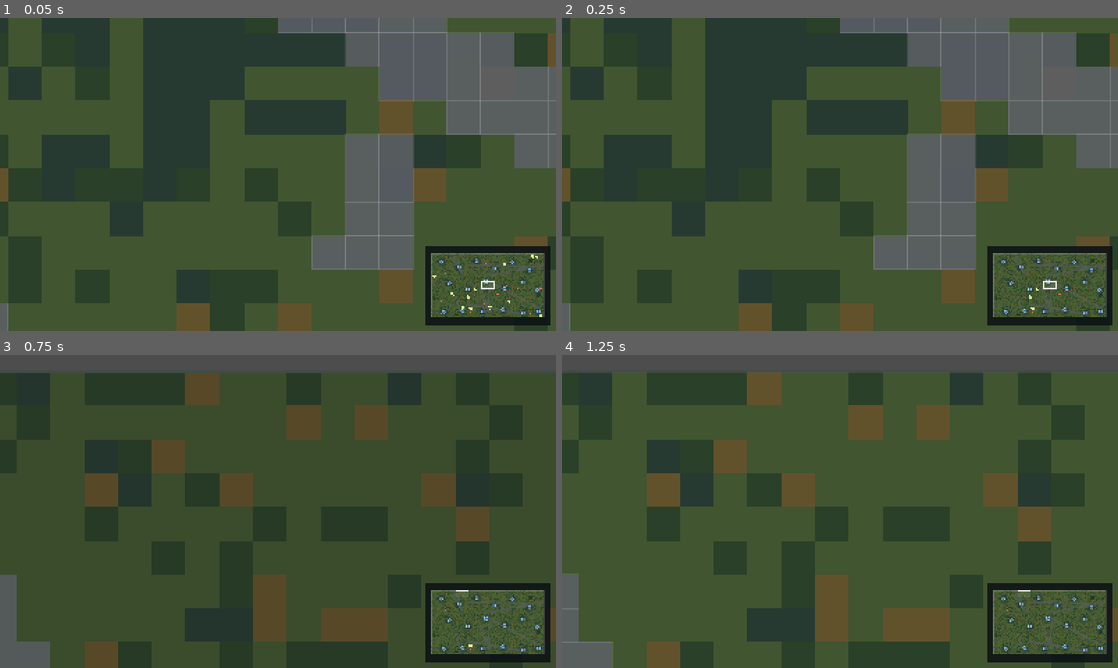
Above: before the commit, frames 1-4 (two rows, left to right).
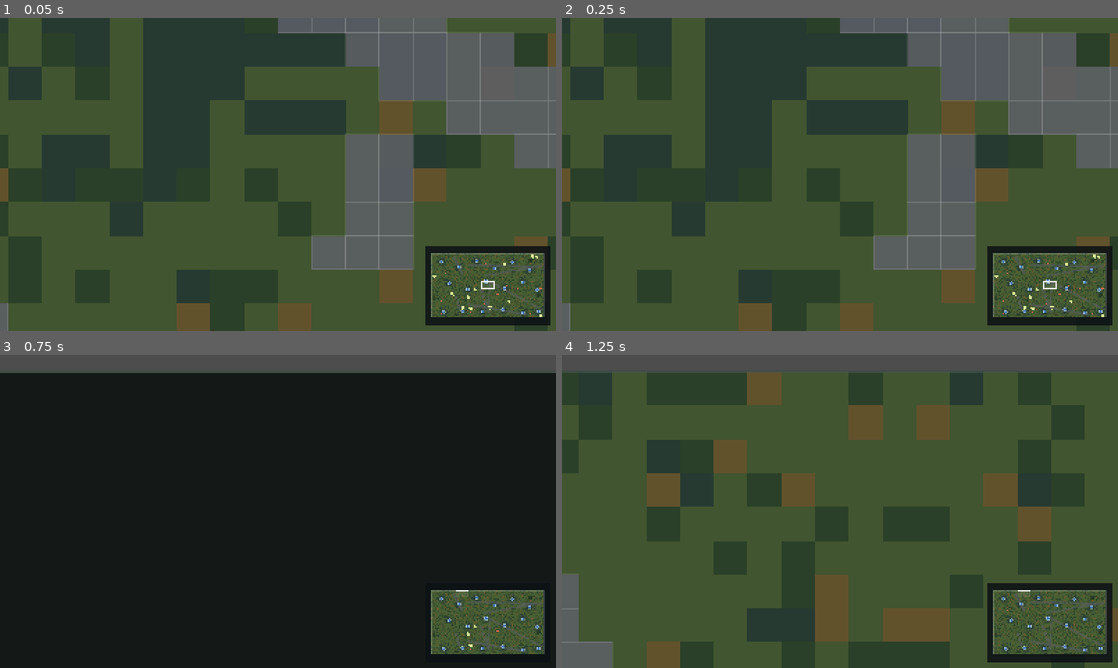
Above: after the commit, the same moments.

Repository: plasticlife-art/animals
Game: Godot game, scene res://scenes/main/main.tscn
The game is run twice, just before and just after one commit, with the same random seed, the same clock (stepped at 60 frames per second) and the same inputs.
Inputs (mouse positions are in pixels of both pictures, inside the frame that each line leads up to):
- Up to frame 1 (0.05 s): no input
- Up to frame 2 (0.25 s): no input
- Up to frame 3 (0.75 s): tap Enter at 0.5 s; drag from (489, 624) to (333, 442) at 0.52 s
- Up to frame 4 (1.25 s): no input

Frame 1 is identical in both runs. In frame 2, less than 0.1% of the frame differs, in the area x 77-98%, y 75-96%; in frame 3, 89%, in the area x 0-100%, y 5-100%; in frame 4, less than 0.1%.

Commit message:
Halve simulation step cost and stop unbounded growth over long sessions
The step loop needed ~70 ms against a 55.6 ms budget at 18 Hz, so the
simulation could not keep up even at 1x speed, and two structures grew
without bound so it got worse the longer a session ran.

EventBus retained every event forever, deep-copying each one on the way in.
Grass and water events fire on every bite and every drink, which is a few
hundred per second, so an hour of play accumulated over a million nested
dictionaries that were never freed. It is now a ring buffer trimmed in
batches, and the redundant copy is gone since callers already build a fresh
dictionary per event.

Cached perception snapshots hold references to neighbouring agents, so two
herd members referencing each other formed a cycle. RefCounted has no cycle
collector and the cache was never cleared on death or on sector sleep, which
leaked every agent that had ever taken a decision tick. Clearing it in
_unregister_living_agent covers both paths.

The per-sector grass cache treated an empty result as a cache miss, so a
sector grazed below the biomass threshold rescanned ~625 cells on every
query, every tick, forever. That cost grew as the world was eaten down. The
cache is now keyed by biomass threshold and remembers the absence of grass
as well as its presence.

The escape-destination search costs ten pathfinds and was computed twice per
fleeing herbivore per tick -- once while building the decision context and
again while executing the flee -- draining the whole 28-path tick budget and
starving every other agent's navigation. It is now memoized per tick on the
agent. Narrowing the candidate fan-out was tried first and reverted: it was
faster still but measurably worse at keeping herbivores alive.

Also: world_view and minimap redrew every tick while ignoring
ui_refresh_interval_ticks, LOD tiers were resolved twice per tick, decision
dictionaries were deep-copied for a debug inspector that discards them,
UtilityContext.with_state ran a runtime load() per predator tick, and
predators recomputed prey isolation and re-queried water sources they had
just examined.

Instrumentation: grass-search, pathfinding and per-phase timers, the spatial
query counters that were already collected but never surfaced, and a windowed
step-time average alongside the lifetime one, which is what made it possible
to attribute the cost rather than guess.

Measured (profile `current`, headless, ms per tick):

  ticks    before    after    peak before -> after    herbivores
    600      69.9     35.4         322 -> 105         240 -> 243
   1800      60.0     35.5         291 -> 135         171 -> 183
   3600      59.8     33.4         398 -> 152         182 -> 148

Memory plateaus at ~56 MB across a 2800-tick run instead of climbing, and
object count tracks population rather than accumulating.

Tests: 78 checks, 0 failures.

Co-Authored-By: Claude Fable 5 <noreply@anthropic.com>

Diff:
--- a/data/config/debug.json
+++ b/data/config/debug.json
@@ -5,6 +5,7 @@
   "chart_history_limit": 720,
   "ui_refresh_interval_ticks": 5,
   "event_log_visible_limit": 12,
+  "event_history_limit": 4096,
   "export_directory": "user://exports",
   "lod": {
     "enabled": true,
--- a/scripts/agents/agent_base.gd
+++ b/scripts/agents/agent_base.gd
@@ -153,9 +153,11 @@
 		current_action = selected_action
 		last_action_change_tick = current_tick
 	last_action_reason = str(decision.reason)
-	last_action_scores = decision.final_scores.duplicate(true)
-	last_action_raw_scores = decision.raw_scores.duplicate(true)
-	decision_target_data = decision.target_data.duplicate(true)
+	# ActionSelector already hands us freshly built dictionaries and drops the decision
+	# immediately afterwards, so copying them again here was pure waste.
+	last_action_scores = decision.final_scores
+	last_action_raw_scores = decision.raw_scores
+	decision_target_data = decision.target_data
 
 
 func force_current_action(action_name: StringName, reason: String, current_tick: int) -> void:
--- a/scripts/agents/ai/herbivore_ai.gd
+++ b/scripts/agents/ai/herbivore_ai.gd
@@ -115,7 +115,7 @@
 	var escape_target := {}
 	var safe_zone_proximity := 0.0
 	if flee_vector.length_squared() > 0.001:
-		var escape_position: Vector2 = world.choose_escape_destination(agent.position, flee_vector.normalized(), 168.0)
+		var escape_position: Vector2 = agent.get_escape_destination(world, flee_vector.normalized(), 168.0)
 		escape_target = {"position": escape_position}
 		safe_zone_proximity = UtilityContextFactory.proximity_ratio(agent.position.distance_to(escape_position), 220.0)
 
--- a/scripts/agents/ai/predator_ai.gd
+++ b/scripts/agents/ai/predator_ai.gd
@@ -84,7 +84,7 @@
 	var prey_target := {}
 	if prey != null:
 		prey_target = {"agent_id": prey.id, "position": prey.position}
-		prey_quality = clampf(agent._prey_isolation(world, prey) * 0.45 + (1.0 - UtilityContextFactory.energy_ratio(prey.energy, float(prey.metabolism.get("max_energy", 100.0)))) * 0.35 + 0.2, 0.0, 1.0)
+		prey_quality = clampf(agent.get_prey_isolation(world, prey) * 0.45 + (1.0 - UtilityContextFactory.energy_ratio(prey.energy, float(prey.metabolism.get("max_energy", 100.0)))) * 0.35 + 0.2, 0.0, 1.0)
 		prey_proximity = UtilityContextFactory.proximity_ratio(agent.position.distance_to(prey.position), hunt_vision)
 
 	var carcass_proximity := 0.0
--- a/scripts/agents/ai/utility_context.gd
+++ b/scripts/agents/ai/utility_context.gd
@@ -23,9 +23,12 @@
 
 
 func with_state(new_state_name: StringName) -> Variant:
-	var next_context = load("res://scripts/agents/ai/utility_context.gd").new()
+	# Runs on every predator tick, so it avoids a runtime load() and deep copies.
+	# `values` holds only floats, and target dictionaries are read-only downstream,
+	# so shallow copies are enough to keep the two contexts independent.
+	var next_context = get_script().new()
 	next_context.species_type = species_type
 	next_context.state_name = new_state_name
-	next_context.values = values.duplicate(true)
-	next_context.targets = targets.duplicate(true)
+	next_context.values = values.duplicate()
+	next_context.targets = targets.duplicate()
 	return next_context
--- a/scripts/agents/herbivore.gd
+++ b/scripts/agents/herbivore.gd
@@ -6,6 +6,8 @@
 const HerbivoreAIScript := preload("res://scripts/agents/ai/herbivore_ai.gd")
 
 var _ai_controller
+var _escape_target_tick: int = -1
+var _escape_target_position: Vector2 = Vector2.ZERO
 
 
 func configure(
@@ -172,6 +174,17 @@
 	return true
 
 
+## Both the context builder and the flee action want the escape destination in the same
+## tick, and each computation costs several pathfinds. Memoize it per tick so a panicking
+## herd asks the navigation budget once per agent instead of twice.
+func get_escape_destination(world, flee_vector: Vector2, base_distance: float) -> Vector2:
+	if _escape_target_tick == world.current_tick:
+		return _escape_target_position
+	_escape_target_tick = world.current_tick
+	_escape_target_position = world.choose_escape_destination(position, flee_vector, base_distance)
+	return _escape_target_position
+
+
 func _flee(world, delta: float, predators: Array, neighbors: Array) -> void:
 	set_state("flee", world.current_tick)
 	clear_targets()
@@ -182,7 +195,7 @@
 	flee_vector = flee_vector.normalized()
 
 	var herd_weights: Dictionary = balance.get("herd_weights", {})
-	var escape_target: Vector2 = world.choose_escape_destination(position, flee_vector, 168.0)
+	var escape_target: Vector2 = get_escape_destination(world, flee_vector, 168.0)
 	target_position = escape_target
 	var waypoint: Vector2 = world.get_next_waypoint(position, escape_target, id, true)
 	var move_vector: Vector2 = Steering.combine([
--- a/scripts/agents/predator.gd
+++ b/scripts/agents/predator.gd
@@ -10,6 +10,9 @@
 var preferred_mate_id: int = -1
 var target_carcass_id: int = -1
 var _ai_controller
+var _cached_isolation_prey_id: int = -1
+var _cached_prey_isolation: float = 0.0
+var _last_water_memory_tick: int = -9999
 
 
 func configure(
@@ -414,12 +417,23 @@
 		if score > best_score:
 			best_score = score
 			best_prey = prey
+			_cached_isolation_prey_id = prey.id
+			_cached_prey_isolation = isolation
 	return best_prey
 
 
 func _prey_isolation(world, prey) -> float:
 	var neighbors: Array = world.query_agents(prey.position, 72.0, SPECIES_HERBIVORE, prey.id)
 	return clampf(1.0 - (float(neighbors.size()) / 6.0), 0.0, 1.0)
+
+
+## `_choose_prey` already scored isolation for every candidate, including the winner.
+## Context building asks for the winner's score again, so reuse it rather than paying
+## for a second spatial query over the same neighbourhood in the same tick.
+func get_prey_isolation(world, prey) -> float:
+	if prey != null and prey.id == _cached_isolation_prey_id:
+		return _cached_prey_isolation
+	return _prey_isolation(world, prey)
 
 
 func _regroup_with_kin(world, delta: float) -> bool:
@@ -639,7 +653,17 @@
 	return remembered_sources.front()
 
 
+## Throttled: this runs on every patrol tick and each call ends in a vision-radius
+## spatial query over the water source. Water sources do not move and herbivores do not
+## arrive within a single tick, so refreshing a few times per second is enough.
+const WATER_MEMORY_REFRESH_TICKS := 9
+
+
 func _update_water_memory(world) -> void:
+	# Phase by id so predators refresh on different ticks instead of spiking together.
+	if (world.current_tick + id) % WATER_MEMORY_REFRESH_TICKS != 0:
+		return
+	_last_water_memory_tick = world.current_tick
 	var visible_water: Dictionary = Perception.find_nearest_water(
 		world,
 		position,
--- a/scripts/core/event_bus.gd
+++ b/scripts/core/event_bus.gd
@@ -3,17 +3,47 @@
 
 signal event_emitted(event: Dictionary)
 
+## Events are retained for the debug log and the telemetry export, both of which only
+## ever look at a bounded slice. Keeping the full history instead costs hundreds of
+## megabytes of never-freed dictionaries over a long session, so the buffer is capped
+## and old events are dropped from the front.
+const DEFAULT_HISTORY_LIMIT := 4096
+
+var history_limit: int = DEFAULT_HISTORY_LIMIT
+
 var _events: Array = []
+var _dropped_event_count: int = 0
+
+
+func initialize(debug_config: Dictionary = {}) -> void:
+	history_limit = maxi(1, int(debug_config.get("event_history_limit", DEFAULT_HISTORY_LIMIT)))
+	clear()
 
 
 func emit_event(event: Dictionary) -> void:
-	var payload := event.duplicate(true)
-	_events.append(payload)
-	event_emitted.emit(payload)
+	# Callers build a fresh dictionary per event, so it is safe to store the one we
+	# were handed rather than deep-copying it again.
+	_events.append(event)
+	# Trimming costs a full copy, so let the buffer overshoot by a quarter and trim in
+	# batches; per-event this amortizes to O(1) instead of copying the whole history
+	# on every emit once the cap is reached.
+	if _events.size() >= history_limit + _trim_slack():
+		var overflow: int = _events.size() - history_limit
+		_events = _events.slice(overflow)
+		_dropped_event_count += overflow
+	event_emitted.emit(event)
+
+
+func _trim_slack() -> int:
+	return maxi(1, history_limit / 4)
 
 
 func get_events() -> Array:
 	return _events.duplicate(true)
+
+
+func get_dropped_event_count() -> int:
+	return _dropped_event_count
 
 
 func get_recent_events(limit: int) -> Array:
@@ -28,6 +58,7 @@
 
 func clear() -> void:
 	_events.clear()
+	_dropped_event_count = 0
 
 
 func shutdown() -> void:
--- a/scripts/core/simulation_manager.gd
+++ b/scripts/core/simulation_manager.gd
@@ -48,6 +48,7 @@
 	rng.seed = seed
 
 	event_bus = EventBusScript.new()
+	event_bus.initialize(config_bundle.get("debug", {}))
 	stats_system = StatsSystemScript.new()
 	stats_system.initialize(config_bundle, event_bus)
 
--- a/scripts/stats/stats_system.gd
+++ b/scripts/stats/stats_system.gd
@@ -26,6 +26,11 @@
 var _step_duration_total_ms: float = 0.0
 var _step_duration_max_ms: float = 0.0
 var _step_duration_samples: int = 0
+# Lifetime totals are kept alongside the windowed ones: the window is what makes a
+# regression visible in the charts, the lifetime figures are what benchmark runs compare.
+var _step_duration_lifetime_total_ms: float = 0.0
+var _step_duration_lifetime_samples: int = 0
+var _step_duration_peak_ms: float = 0.0
 var _sample_accumulators: Dictionary = {}
 
 
@@ -44,6 +49,9 @@
 	_step_duration_total_ms += step_duration_ms
 	_step_duration_max_ms = maxf(_step_duration_max_ms, step_duration_ms)
 	_step_duration_samples += 1
+	_step_duration_lifetime_total_ms += step_duration_ms
+	_step_duration_lifetime_samples += 1
+	_step_duration_peak_ms = maxf(_step_duration_peak_ms, step_duration_ms)
 
 
 func record_sample(world, tick: int, time_seconds: float) -> void:
@@ -101,6 +109,8 @@
 		"blocked_cell_ratio": 0.0 if world.terrain_system == null else world.terrain_system.get_blocked_cell_ratio(),
 		"sim_step_ms_avg": 0.0 if _step_duration_samples == 0 else _step_duration_total_ms / _step_duration_samples,
 		"sim_step_ms_max": _step_duration_max_ms,
+		"sim_step_ms_lifetime_avg": 0.0 if _step_duration_lifetime_samples == 0 else _step_duration_lifetime_total_ms / _step_duration_lifetime_samples,
+		"sim_step_ms_peak": _step_duration_peak_ms,
 		"lod0_agents": int(lod_counts.get("lod0_agents", living_count)),
 		"lod1_agents": int(lod_counts.get("lod1_agents", 0)),
 		"lod2_agents": int(lod_counts.get("lod2_agents", 0)),
@@ -110,7 +120,19 @@
 		"action_select_ms": float(perf.get("action_select_ms", 0.0)),
 		"pathfind_calls": int(perf.get("pathfind_calls", 0)),
 		"path_cache_hits": int(perf.get("path_cache_hits", 0)),
+		"pathfind_ms": float(perf.get("pathfind_ms", 0.0)),
 		"grass_query_calls": int(perf.get("grass_query_calls", 0)),
+		"grass_search_ms": float(perf.get("grass_search_ms", 0.0)),
+		"grass_search_calls": int(perf.get("grass_search_calls", 0)),
+		"grass_cells_scanned": int(perf.get("grass_cells_scanned", 0)),
+		"phase_resources_ms": float(perf.get("phase_resources_ms", 0.0)),
+		"phase_agents_ms": float(perf.get("phase_agents_ms", 0.0)),
+		"phase_dormant_ms": float(perf.get("phase_dormant_ms", 0.0)),
+		"phase_sectors_ms": float(perf.get("phase_sectors_ms", 0.0)),
+		"grass_target_budget_misses": int(perf.get("grass_target_budget_misses", 0)),
+		"agent_query_calls": int(perf.get("agent_query_calls", 0)),
+		"water_query_calls": int(perf.get("water_query_calls", 0)),
+		"carcass_query_calls": int(perf.get("carcass_query_calls", 0)),
 		"spatial_update_ms": float(perf.get("spatial_update_ms", 0.0)),
 		"group_center_lookups": int(perf.get("group_center_lookups", 0)),
 		"sector_wakeups": int(perf.get("sector_wakeups", 0)),
@@ -153,6 +175,9 @@
 
 
 func _reset_sample_accumulators() -> void:
+	_step_duration_total_ms = 0.0
+	_step_duration_max_ms = 0.0
+	_step_duration_samples = 0
 	_sample_accumulators = {
 		"dormant_steps_total": 0,
 		"dormant_migrations_total": 0,
--- a/scripts/stats/telemetry_logger.gd
+++ b/scripts/stats/telemetry_logger.gd
@@ -19,10 +19,12 @@
 	var events_path := "%s/events_%s_seed_%d.json" % [absolute_directory, timestamp, seed]
 	var summary_path := "%s/summary_%s_seed_%d.json" % [absolute_directory, timestamp, seed]
 
-	_write_metrics_csv(metrics_path, stats_system.get_series())
-	_write_json(metrics_json_path, stats_system.get_series())
-	_write_events_csv(events_csv_path, event_bus.get_events())
-	_write_json(events_path, event_bus.get_events())
+	var series: Array = stats_system.get_series()
+	var events: Array = event_bus.get_events()
+	_write_metrics_csv(metrics_path, series)
+	_write_json(metrics_json_path, series)
+	_write_events_csv(events_csv_path, events)
+	_write_json(events_path, events)
 	_write_json(summary_path, {
 		"seed": seed,
 		"summary": stats_system.get_snapshot(),
--- a/scripts/ui/minimap.gd
+++ b/scripts/ui/minimap.gd
@@ -394,6 +394,8 @@
 
 
 func _on_tick_completed(_tick: int, _snapshot: Dictionary) -> void:
+	if simulation_manager != null and not simulation_manager.should_refresh_ui_on_tick(_tick):
+		return
 	request_refresh()
 
 
--- a/scripts/ui/world_view.gd
+++ b/scripts/ui/world_view.gd
@@ -97,6 +97,8 @@
 
 
 func _on_tick_completed(_tick: int, _snapshot: Dictionary) -> void:
+	if simulation_manager != null and not simulation_manager.should_refresh_ui_on_tick(_tick):
+		return
 	request_refresh()
 
 
--- a/scripts/world/resource_system.gd
+++ b/scripts/world/resource_system.gd
@@ -15,6 +15,9 @@
 # stepping the whole grid every tick costs the same whether or not anything was
 # eaten; only depleted cells need work.
 var _regrowing_cells: Dictionary = {}
+# Counts cells visited by find_best_cell since the last drain, so the cost of grass
+# searching is attributable instead of hiding inside the agent tick.
+var _cells_scanned: int = 0
 
 
 func initialize(world_config: Dictionary, rng: RandomNumberGenerator, new_terrain_system: TerrainSystem = null) -> void:
@@ -141,6 +144,12 @@
 	return result
 
 
+func take_cells_scanned() -> int:
+	var scanned := _cells_scanned
+	_cells_scanned = 0
+	return scanned
+
+
 func find_best_cell(position: Vector2, radius: float, min_biomass: float = 0.0) -> Dictionary:
 	var best := {}
 	var best_distance := INF
@@ -156,6 +165,7 @@
 		mini(rows - 1, int(floor((position.y + radius) / cell_size)))
 	)
 
+	_cells_scanned += (max_cell.x - min_cell.x + 1) * (max_cell.y - min_cell.y + 1)
 	for x in range(min_cell.x, max_cell.x + 1):
 		for y in range(min_cell.y, max_cell.y + 1):
 			var index := y * cols + x
--- a/scripts/world/world_state.gd
+++ b/scripts/world/world_state.gd
@@ -133,14 +133,19 @@
 	current_time = time_seconds
 	_reset_performance_counters()
 	_prepare_navigation_budget()
+	var phase_started_usec: int = Time.get_ticks_usec()
 	resource_system.step(delta)
+	performance_counters["phase_resources_ms"] = float(Time.get_ticks_usec() - phase_started_usec) / 1000.0
 	var active_lod_context: Dictionary = _normalize_lod_context(lod_context)
 	_mid_decision_interval_ticks = int(active_lod_context.get("mid_decision_interval_ticks", 3))
 	_far_decision_interval_ticks = int(active_lod_context.get("far_decision_interval_ticks", 8))
 	_very_far_sector_step_seconds = float(active_lod_context.get("very_far_sector_step_seconds", 0.75))
+	phase_started_usec = Time.get_ticks_usec()
 	_wake_relevant_dormant_sectors(active_lod_context)
 	_rebuild_group_state_cache()
-
+	performance_counters["phase_sectors_ms"] = float(Time.get_ticks_usec() - phase_started_usec) / 1000.0
+
+	phase_started_usec = Time.get_ticks_usec()
 	for agent in living_agents:
 		if agent == null or not agent.is_alive:
 			continue
@@ -155,16 +160,21 @@
 			agent.tick_maintenance(self, delta)
 		_track_agent_runtime_position(agent, previous_position)
 
+	performance_counters["phase_agents_ms"] = float(Time.get_ticks_usec() - phase_started_usec) / 1000.0
+
 	_flush_removals()
 	_flush_spawns()
 	_step_carcasses(delta)
+	phase_started_usec = Time.get_ticks_usec()
 	_step_dormant_sectors(delta, active_lod_context)
 	_sleep_far_sectors(active_lod_context)
+	performance_counters["phase_dormant_ms"] = float(Time.get_ticks_usec() - phase_started_usec) / 1000.0
 	_flush_carcass_removals()
 	var path_stats: Dictionary = {} if terrain_system == null else terrain_system.consume_path_query_stats()
 	performance_counters["pathfind_calls"] += int(path_stats.get("queries", 0))
 	performance_counters["path_cache_hits"] += int(path_stats.get("cache_hits", 0))
-	_update_lod_assignments(active_lod_context)
+	performance_counters["grass_cells_scanned"] += resource_system.take_cells_scanned()
+	_update_lod_assignments(active_lod_context, true)
 
 
 func spawn_agent(species_type: String, position: Vector2, group_id: int = -1, sex_override: String = "", metadata: Dictionary = {}) -> AgentBase:
@@ -651,6 +661,14 @@
 
 
 func find_reachable_grass(position: Vector2, radius: float, min_biomass: float = 0.0) -> Dictionary:
+	var started_at_usec: int = Time.get_ticks_usec()
+	var result: Dictionary = _find_reachable_grass_uncounted(position, radius, min_biomass)
+	performance_counters["grass_search_ms"] += float(Time.get_ticks_usec() - started_at_usec) / 1000.0
+	performance_counters["grass_search_calls"] += 1
+	return result
+
+
+func _find_reachable_grass_uncounted(position: Vector2, radius: float, min_biomass: float) -> Dictionary:
 	if terrain_system == null:
 		return resource_system.find_best_cell(position, radius, min_biomass)
 
@@ -1077,7 +1095,10 @@
 	return current_tick % interval == agent.id % interval
 
 
-func _update_lod_assignments(lod_context: Dictionary) -> void:
+## `reuse_agent_tiers` skips recomputing every agent's tier when the caller already did
+## it this tick (the step loop does). Recomputing there was a second full pass over all
+## agents whose result the next tick's loop immediately overwrites anyway.
+func _update_lod_assignments(lod_context: Dictionary, reuse_agent_tiers: bool = false) -> void:
 	lod_counts = {
 		"lod0_agents": 0,
 		"lod1_agents": 0,
@@ -1086,7 +1107,7 @@
 	for agent in living_agents:
 		if agent == null or not agent.is_alive:
 			continue
-		var lod_tier: int = _resolve_lod_tier(agent, lod_context)
+		var lod_tier: int = agent.lod_tier if reuse_agent_tiers else _resolve_lod_tier(agent, lod_context)
 		agent.lod_tier = lod_tier
 		match lod_tier:
 			LOD_TIER_1:
@@ -1134,6 +1155,14 @@
 		"grass_consumed_total": 0.0,
 		"herbivore_hunger_reduced_total": 0.0,
 		"grass_target_budget_misses": 0,
+		"grass_search_ms": 0.0,
+		"grass_search_calls": 0,
+		"grass_cells_scanned": 0,
+		"pathfind_ms": 0.0,
+		"phase_resources_ms": 0.0,
+		"phase_agents_ms": 0.0,
+		"phase_dormant_ms": 0.0,
+		"phase_sectors_ms": 0.0,
 	}
 
 
@@ -1165,7 +1194,10 @@
 			}
 		_path_budget_remaining -= 1
 		_new_path_budget_remaining -= 1
-	return terrain_system.find_path_between_indices(start_index, goal_index)
+	var started_at_usec: int = Time.get_ticks_usec()
+	var path_result: Dictionary = terrain_system.find_path_between_indices(start_index, goal_index)
+	performance_counters["pathfind_ms"] += float(Time.get_ticks_usec() - started_at_usec) / 1000.0
+	return path_result
 
 
 func _register_living_agent(agent) -> void:
@@ -1191,6 +1223,11 @@
 			_living_agent_index_by_id[last_agent.id] = index
 	spatial_grid.remove(agent)
 	_unregister_sector_presence(agent)
+	# The cached snapshot holds references to neighbouring agents, and two mutual
+	# neighbours form a reference cycle. RefCounted has no cycle collector, so without
+	# this every agent that ever took a decision tick leaks when it dies or its sector
+	# sleeps.
+	agent.clear_decision_cache()
 
 
 func _track_agent_runtime_position(agent, previous_position: Vector2) -> void:
@@ -1336,22 +1373,33 @@
 	_sector_grass_cache.erase(sector_key)
 
 
+## Cached per (sector, biomass threshold). Caching the *absence* of grass matters as
+## much as caching its presence: an exhausted sector returns nothing, and treating that
+## empty result as a cache miss made it rescan ~625 cells on every query, every tick,
+## forever. That cost grows as the world is grazed down, which is what made long
+## sessions degrade.
 func _get_sector_best_grass(sector_key: Vector2i, min_biomass: float) -> Dictionary:
 	var sector_state: Dictionary = _get_or_create_sector_state(sector_key)
-	var cache_entry: Dictionary = _sector_grass_cache.get(sector_key, {})
+	var sector_cache: Dictionary = _sector_grass_cache.get(sector_key, {})
+	if bool(sector_state.get("dirty_grass", false)):
+		sector_cache = {}
+	var threshold_key := int(round(min_biomass * 10.0))
+	var cache_entry: Dictionary = sector_cache.get(threshold_key, {})
 	var is_stale := cache_entry.is_empty() \
-		or bool(sector_state.get("dirty_grass", false)) \
-		or current_tick - int(sector_state.get("last_grass_refresh_tick", -9999)) >= _sector_grass_refresh_ticks \
-		or float(cache_entry.get("biomass", 0.0)) < min_biomass
+		or current_tick - int(cache_entry.get("refresh_tick", -9999)) >= _sector_grass_refresh_ticks
 	if is_stale:
 		var sector_rect := _sector_key_to_rect(sector_key)
 		var best: Dictionary = resource_system.find_best_cell(sector_rect.get_center(), maxf(sector_rect.size.x, sector_rect.size.y) * 0.75, min_biomass)
-		_sector_grass_cache[sector_key] = best
+		sector_cache[threshold_key] = {
+			"result": best,
+			"refresh_tick": current_tick,
+		}
+		_sector_grass_cache[sector_key] = sector_cache
 		sector_state["dirty_grass"] = false
 		sector_state["last_grass_refresh_tick"] = current_tick
 		_sector_states[sector_key] = sector_state
 		return best
-	return cache_entry
+	return cache_entry.get("result", {})
 
 
 func _find_sector_grass_candidate(position: Vector2, radius: float, min_biomass: float) -> Dictionary:
